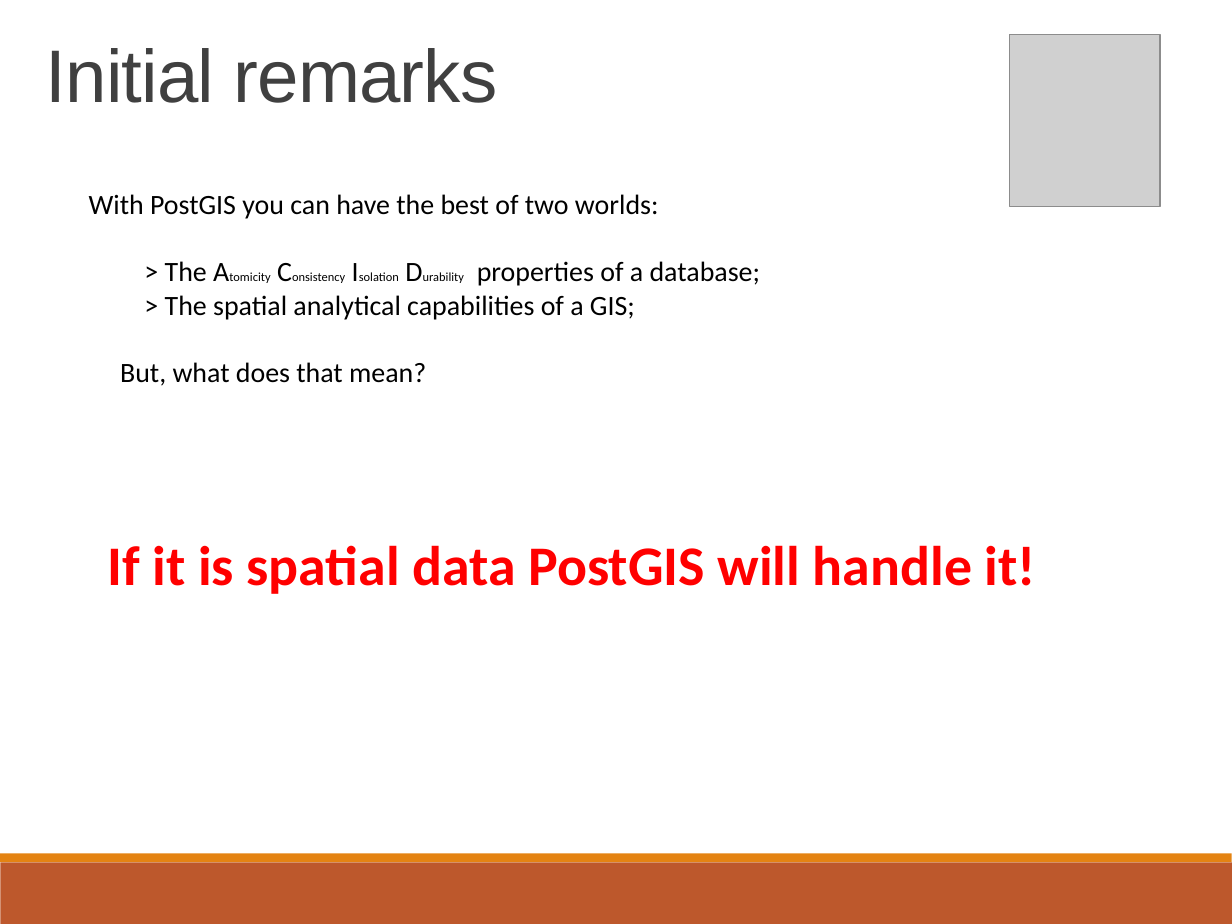
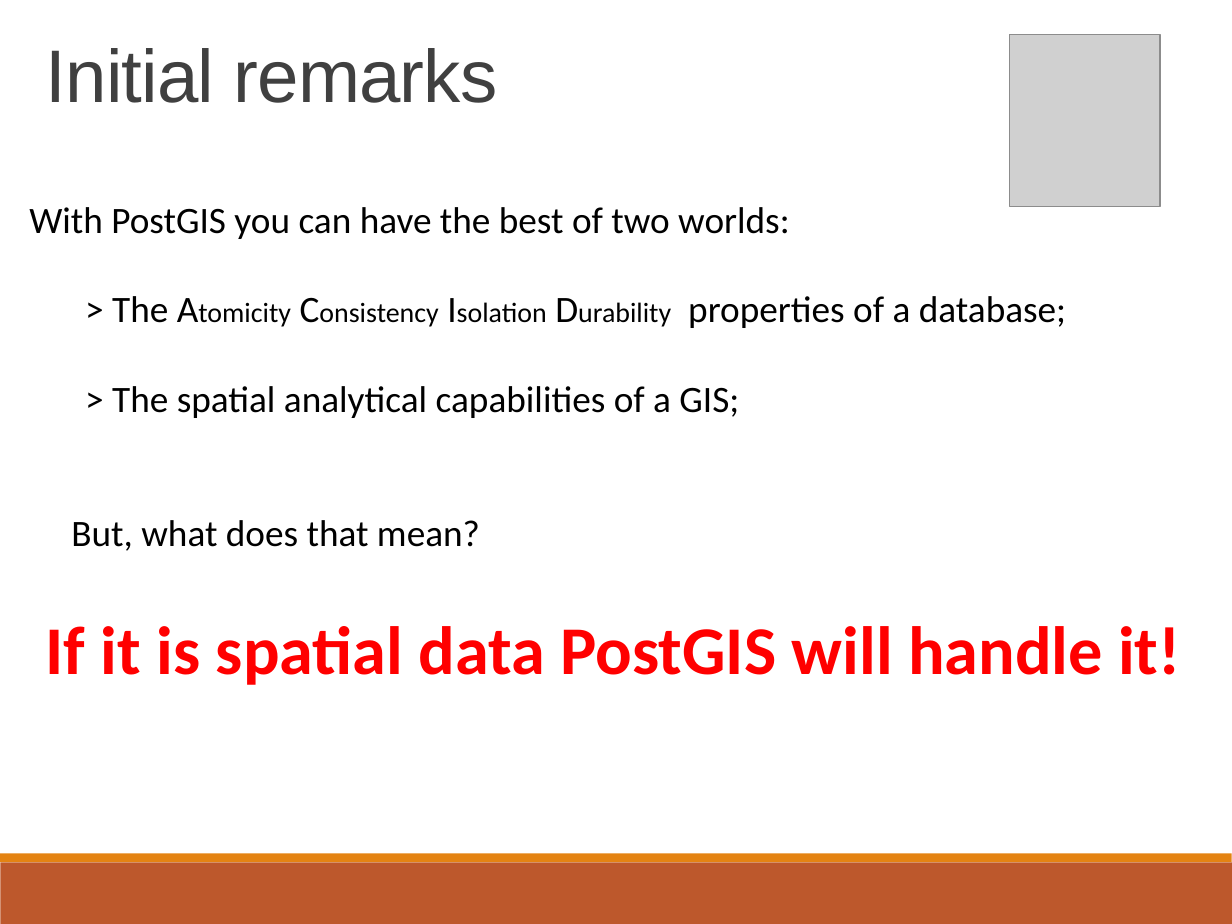
Before and after one commit to lcalisto/workshop-postgis-vector, a slide deck: slide 2 of presentation.pptx. Drawn at 1232x924 pixels with LibreOffice and Linux fonts; fonts in the diff are those of the drawing; grey boxes stand for pictures. Boxes give left, top, right and bottom in pixels: in the first picture for what was removed or moved away, otherwise in the second. Text is boxed around its words. In the diff, an @@ line names an element or a change of style, - is before the commit and + after.

```diff
--- a/presentation.pptx
+++ b/presentation.pptx
@@ text "With PostGIS you can have ...": place and size @@
-text "With PostGIS you can have ..." at box(89, 194, 760, 386)
+text "With PostGIS you can have ..." at box(29, 207, 1066, 551)
@@ text "With PostGIS you can have ..." at box(29, 207, 1066, 551): size 18 to 24 pt in "With PostGIS you can have the best ...", "> The Atomicity Consistency Isolation Durability properties ...", "> The spatial analytical capabilities of a ...", "But, what does that mean?"; size 8 to 18 pt in "Atomicity Consistency Isolation Durability" @@
@@ text "If it is spatial data ...": place and size @@
-text "If it is spatial data ..." at box(107, 545, 1036, 594)
+text "If it is spatial data ..." at box(46, 626, 1181, 685)
@@ text "If it is spatial data ..." at box(46, 626, 1181, 685): size 36 to 44 pt @@
```
Also in this commit, not shown: 3 other slides changed, 1 other file.
